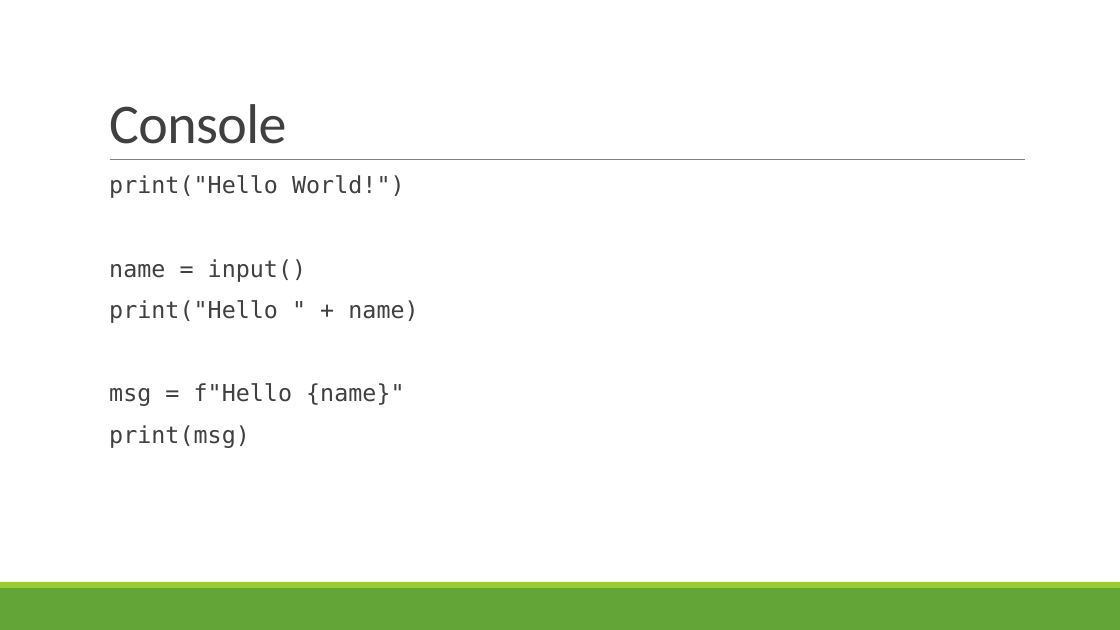
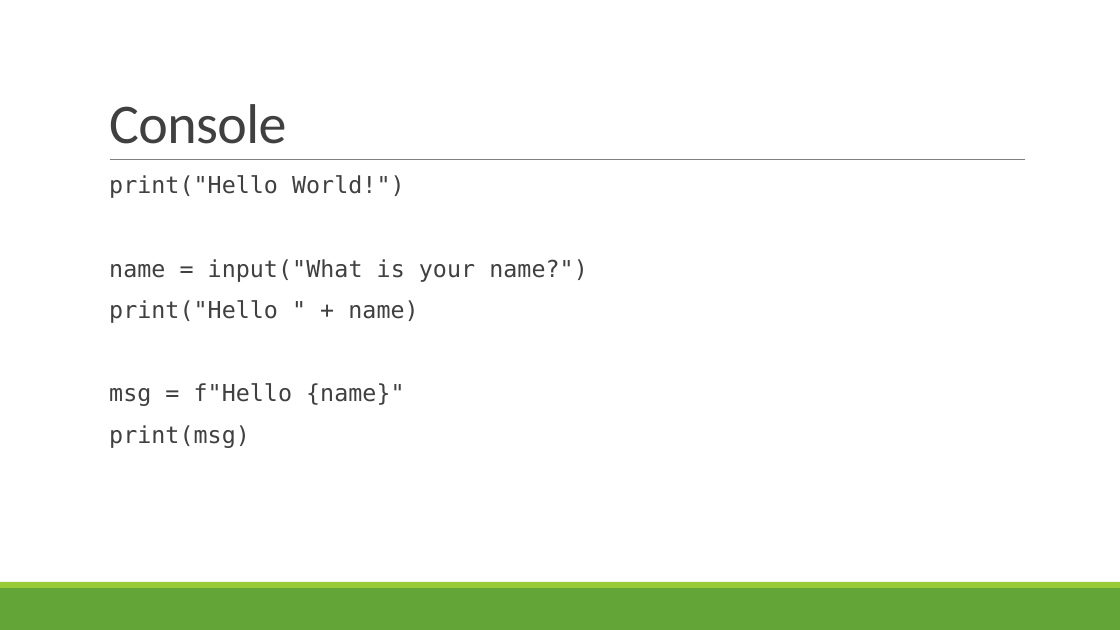
Before and after one commit to hermes-python-201910/courseware, a slide deck: slide 5 of slides.pptx. Drawn at 1120x630 pixels with LibreOffice and Linux fonts; fonts in the diff are those of the drawing. Boxes give left, top, right and bottom in pixels: in the first picture for what was removed or moved away, otherwise in the second. Text is boxed around its words. In the diff, an @@ line names an element or a change of style, - is before the commit and + after.

```diff
--- a/slides.pptx
+++ b/slides.pptx
@@ text at box(109, 259, 588, 282): text changed @@
-  name = input()
+  name = input("What is your name?")
```
Also in this commit, not shown: 2 other slides changed, 5 slides added.
